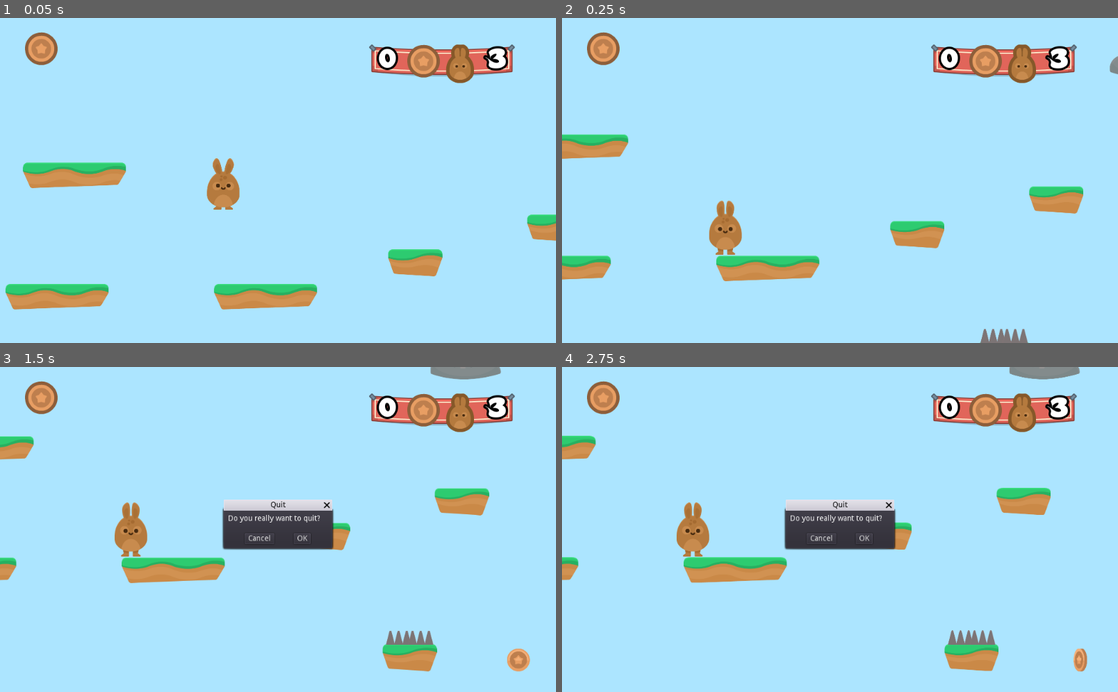
Above: before the commit, frames 1-4 (two rows, left to right).
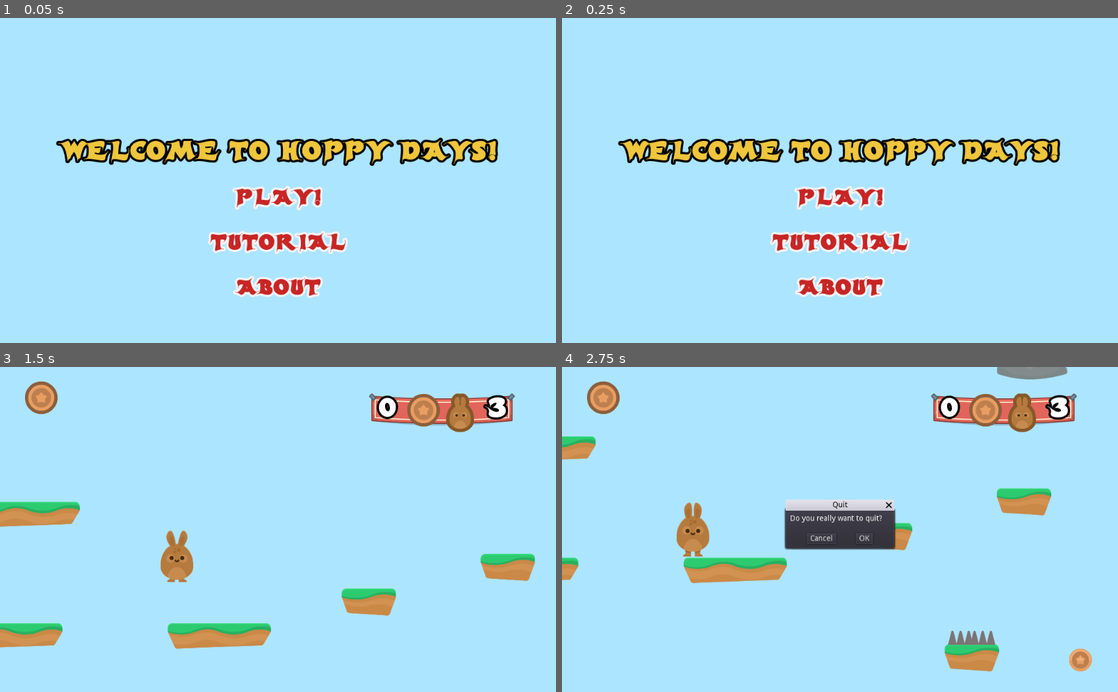
Above: after the commit, the same moments.

Repository: kidoncio/HoppyDays
Game: Godot game, scene res://Scenes/Menu.tscn
The game is run twice, just before and just after one commit, with the same random seed, the same clock (stepped at 60 frames per second) and the same inputs. Before the commit the project starts from res://Scenes/Levels/Level1.tscn.
Inputs (mouse positions are in pixels of both pictures, inside the frame that each line leads up to):
- Up to frame 1 (0.05 s): no input
- Up to frame 2 (0.25 s): no input
- Up to frame 3 (1.5 s): click (38, 396) at 0.52 s; click (278, 549) at 1.25 s, where only the run after the commit has a clickable "PLAY!"
- Up to frame 4 (2.75 s): click (600, 396) at 2 s

The runs differ from the first frame. In frame 1, 16% of the frame differs, in the area x 1-100%, y 4-90%; in frame 2, 16%, in the area x 0-100%, y 4-100%; in frame 3, 13%; in frame 4, 0.5%.

Commit message:
Demais ajustes de interface

Diff:
--- a/Items/Coin.gd
+++ b/Items/Coin.gd
@@ -9,12 +9,13 @@
 const COIN_UP_METHOD: String = "coin_up"
 
 func _on_Area2D_body_entered(body):
-	if !taken:
-		taken = true
+	if body is KinematicBody2D:
+		if !taken:
+			taken = true
 
-		$AnimationPlayer.play("Die")
-		$AudioStreamPlayer2D.play()
-		get_tree().call_group(GAME_STATE_GROUP, COIN_UP_METHOD)
+			$AnimationPlayer.play("Die")
+			$AudioStreamPlayer2D.play()
+			get_tree().call_group(GAME_STATE_GROUP, COIN_UP_METHOD)
 
 func die() -> void:
 	queue_free()
--- a/Player/Player.tscn
+++ b/Player/Player.tscn
@@ -1,19 +1,21 @@
-[gd_scene load_steps=10 format=2]
+[gd_scene load_steps=11 format=2]
 
 [ext_resource path="res://Player/Player.gd" type="Script" id=1]
 [ext_resource path="res://Player/PlayerAnimation.tscn" type="PackedScene" id=2]
-[ext_resource path="res://GFX/Background/bg_layer1.png" type="Texture" id=3]
-[ext_resource path="res://GFX/Background/bg_layer2.png" type="Texture" id=4]
-[ext_resource path="res://GFX/Background/bg_layer3.png" type="Texture" id=5]
-[ext_resource path="res://GFX/Background/bg_layer4.png" type="Texture" id=6]
-[ext_resource path="res://SFX/jump1.ogg" type="AudioStream" id=7]
-[ext_resource path="res://SFX/pain.ogg" type="AudioStream" id=8]
+[ext_resource path="res://GUI/GUI.tscn" type="PackedScene" id=3]
+[ext_resource path="res://GFX/Background/bg_layer1.png" type="Texture" id=4]
+[ext_resource path="res://GFX/Background/bg_layer2.png" type="Texture" id=5]
+[ext_resource path="res://GFX/Background/bg_layer3.png" type="Texture" id=6]
+[ext_resource path="res://GFX/Background/bg_layer4.png" type="Texture" id=7]
+[ext_resource path="res://SFX/jump1.ogg" type="AudioStream" id=8]
+[ext_resource path="res://SFX/pain.ogg" type="AudioStream" id=9]
 
 [sub_resource type="CapsuleShape2D" id=1]
 radius = 60.0
 height = 86.0
 
 [node name="Player" type="KinematicBody2D"]
+editor/display_folded = true
 position = Vector2( 481.878, 256.318 )
 collision_mask = 14
 script = ExtResource( 1 )
@@ -28,7 +30,6 @@
 [node name="PlayerAnimation" parent="." instance=ExtResource( 2 )]
 
 [node name="Camera2D" type="Camera2D" parent="."]
-editor/display_folded = true
 position = Vector2( 100, 0 )
 current = true
 zoom = Vector2( 2, 2 )
@@ -37,6 +38,8 @@
 drag_margin_h_enabled = false
 drag_margin_v_enabled = false
 smoothing_enabled = true
+
+[node name="GUI" parent="Camera2D" instance=ExtResource( 3 )]
 
 [node name="ParallaxBackground" type="ParallaxBackground" parent="Camera2D"]
 editor/display_folded = true
--- a/Scenes/GameOver.gd
+++ b/Scenes/GameOver.gd
@@ -2,7 +2,13 @@
 
 # Scenes
 const LEVEL1_SCENE: String = "res://Scenes/Levels/Level1.tscn"
+const MENU_SCENE: String = "res://Scenes/Menu.tscn"
 
 func _on_RestartButton_pressed():
 	get_tree().change_scene(LEVEL1_SCENE)
 	pass
+
+
+func _on_MenuButton_pressed():
+	get_tree().change_scene(MENU_SCENE)
+	pass
--- a/Scenes/GameOver.tscn
+++ b/Scenes/GameOver.tscn
@@ -7,12 +7,20 @@
 
 [sub_resource type="DynamicFont" id=1]
 size = 128
-outline_color = Color( 0.788235, 0.14902, 0.14902, 1 )
+outline_size = 4
 use_filter = true
 font_data = ExtResource( 3 )
 
-[sub_resource type="DynamicFont" id=2]
+[sub_resource type="DynamicFont" id=4]
 size = 64
+outline_size = 4
+use_filter = true
+font_data = ExtResource( 3 )
+
+[sub_resource type="DynamicFont" id=3]
+size = 64
+outline_size = 4
+use_filter = true
 font_data = ExtResource( 3 )
 
 [node name="GameOver" type="Control"]
@@ -32,9 +40,10 @@
 
 [node name="VBoxContainer" type="VBoxContainer" parent="CenterContainer"]
 margin_left = 125.0
-margin_top = 175.0
+margin_top = 100.0
 margin_right = 898.0
-margin_bottom = 425.0
+margin_bottom = 500.0
+custom_constants/separation = 30
 
 [node name="Label" type="Label" parent="CenterContainer/VBoxContainer"]
 margin_right = 773.0
@@ -44,22 +53,44 @@
 text = "Game Over!"
 
 [node name="HBoxContainer" type="HBoxContainer" parent="CenterContainer/VBoxContainer"]
-margin_top = 168.0
+margin_top = 194.0
 margin_right = 773.0
-margin_bottom = 250.0
+margin_bottom = 282.0
+custom_constants/separation = 25
 alignment = 1
 
-[node name="Label" type="Label" parent="CenterContainer/VBoxContainer/HBoxContainer"]
-margin_left = 176.0
-margin_right = 540.0
-margin_bottom = 82.0
-custom_fonts/font = SubResource( 2 )
+[node name="BunnyButton" type="TextureButton" parent="CenterContainer/VBoxContainer/HBoxContainer"]
+margin_left = 160.0
+margin_right = 212.0
+margin_bottom = 88.0
+texture_normal = ExtResource( 4 )
+
+[node name="RestartButton" type="Button" parent="CenterContainer/VBoxContainer/HBoxContainer"]
+margin_left = 237.0
+margin_right = 613.0
+margin_bottom = 88.0
+size_flags_horizontal = 4
+size_flags_vertical = 4
+custom_fonts/font = SubResource( 4 )
 custom_colors/font_color = Color( 0.788235, 0.14902, 0.14902, 1 )
+custom_colors/font_color_hover = Color( 0.72549, 0.294118, 0.294118, 1 )
+custom_colors/font_color_pressed = Color( 0.72549, 0.294118, 0.294118, 1 )
 text = "Try Again!"
+flat = true
 
-[node name="RestartButton" type="TextureButton" parent="CenterContainer/VBoxContainer/HBoxContainer"]
-margin_left = 544.0
-margin_right = 596.0
-margin_bottom = 82.0
-texture_normal = ExtResource( 4 )
+[node name="MenuButton" type="Button" parent="CenterContainer/VBoxContainer"]
+margin_left = 150.0
+margin_top = 312.0
+margin_right = 622.0
+margin_bottom = 400.0
+size_flags_horizontal = 4
+size_flags_vertical = 4
+custom_fonts/font = SubResource( 3 )
+custom_colors/font_color = Color( 0.788235, 0.14902, 0.14902, 1 )
+custom_colors/font_color_hover = Color( 0.72549, 0.294118, 0.294118, 1 )
+custom_colors/font_color_pressed = Color( 0.72549, 0.294118, 0.294118, 1 )
+text = "Back to Menu"
+flat = true
+[connection signal="pressed" from="CenterContainer/VBoxContainer/HBoxContainer/BunnyButton" to="." method="_on_RestartButton_pressed"]
 [connection signal="pressed" from="CenterContainer/VBoxContainer/HBoxContainer/RestartButton" to="." method="_on_RestartButton_pressed"]
+[connection signal="pressed" from="CenterContainer/VBoxContainer/MenuButton" to="." method="_on_MenuButton_pressed"]
--- a/Scenes/Levels/GameState.gd
+++ b/Scenes/Levels/GameState.gd
@@ -3,6 +3,7 @@
 var _lives: int = 3
 var _coins: int = 0
 var _target_number_of_coins: int = 10
+var _level: int = 0
 
 # Groups
 const GAME_STATE_GROUP: String = "GameState"
@@ -15,6 +16,7 @@
 # Scenes
 const GAME_OVER_SCENE: String = "res://Scenes/GameOver.tscn"
 const VICTORY_SCENE: String = "res://Scenes/Victory.tscn"
+const LEVEL1_SCENE: String = "res://Scenes/Levels/Level1.tscn"
 
 func _ready():
 	add_to_group(GAME_STATE_GROUP)
@@ -58,4 +60,10 @@
 
 func win_game() -> void:
 	yield(get_tree().create_timer(0.1), "timeout")
-	get_tree().change_scene(VICTORY_SCENE)
+
+	var scene: String = get_tree().get_current_scene().get_name()
+
+	if scene == "Tutorial":
+		get_tree().change_scene(LEVEL1_SCENE)
+	else:
+		get_tree().change_scene(VICTORY_SCENE)
--- a/Scenes/Levels/Level1.tscn
+++ b/Scenes/Levels/Level1.tscn
@@ -1,26 +1,23 @@
-[gd_scene load_steps=12 format=2]
+[gd_scene load_steps=11 format=2]
 
 [ext_resource path="res://Scenes/Levels/GameState.gd" type="Script" id=1]
-[ext_resource path="res://GUI/GUI.tscn" type="PackedScene" id=2]
-[ext_resource path="res://Player/Player.tscn" type="PackedScene" id=3]
-[ext_resource path="res://Scenes/Levels/Tileset.tres" type="TileSet" id=4]
-[ext_resource path="res://Items/JumpPad.tscn" type="PackedScene" id=5]
-[ext_resource path="res://Hazards/SpikeTop.tscn" type="PackedScene" id=6]
-[ext_resource path="res://Items/Coin.tscn" type="PackedScene" id=7]
-[ext_resource path="res://Enemies/Spikeman.tscn" type="PackedScene" id=8]
-[ext_resource path="res://Enemies/Cloud.tscn" type="PackedScene" id=9]
-[ext_resource path="res://Items/Portal.tscn" type="PackedScene" id=10]
-[ext_resource path="res://SFX/Summer_Park.ogg" type="AudioStream" id=11]
+[ext_resource path="res://Player/Player.tscn" type="PackedScene" id=2]
+[ext_resource path="res://Scenes/Levels/Tileset.tres" type="TileSet" id=3]
+[ext_resource path="res://Items/JumpPad.tscn" type="PackedScene" id=4]
+[ext_resource path="res://Hazards/SpikeTop.tscn" type="PackedScene" id=5]
+[ext_resource path="res://Items/Coin.tscn" type="PackedScene" id=6]
+[ext_resource path="res://Enemies/Spikeman.tscn" type="PackedScene" id=7]
+[ext_resource path="res://Enemies/Cloud.tscn" type="PackedScene" id=8]
+[ext_resource path="res://Items/Portal.tscn" type="PackedScene" id=9]
+[ext_resource path="res://SFX/Summer_Park.ogg" type="AudioStream" id=10]
 
 [node name="Level1" type="Node2D"]
 script = ExtResource( 1 )
 
-[node name="GUI" parent="." instance=ExtResource( 2 )]
-
-[node name="Player" parent="." instance=ExtResource( 3 )]
+[node name="Player" parent="." instance=ExtResource( 2 )]
 
 [node name="TileMap" type="TileMap" parent="."]
-tile_set = ExtResource( 4 )
+tile_set = ExtResource( 3 )
 collision_layer = 2
 format = 1
 tile_data = PoolIntArray( 262140, 2, 0, 262192, 3, 0, 262215, 3, 0, 393241, 3, 0, 458794, 3, 0, 458830, 3, 0, 524305, 3 …(237 unchanged characters)…
--- a/Scenes/Victory.tscn
+++ b/Scenes/Victory.tscn
@@ -1,25 +1,45 @@
-[gd_scene load_steps=2 format=2]
+[gd_scene load_steps=4 format=2]
 
 [ext_resource path="res://Scenes/GameOver.tscn" type="PackedScene" id=1]
+[ext_resource path="res://Fonts/candles_.ttf" type="DynamicFontData" id=2]
+
+[sub_resource type="DynamicFont" id=1]
+size = 64
+outline_size = 4
+use_filter = true
+font_data = ExtResource( 2 )
 
 [node name="Victory" instance=ExtResource( 1 )]
 
 [node name="VBoxContainer" parent="CenterContainer" index="0"]
 margin_left = 212.0
+margin_top = 110.0
 margin_right = 812.0
+margin_bottom = 490.0
+custom_constants/separation = 20
 
 [node name="Label" parent="CenterContainer/VBoxContainer" index="0"]
 margin_right = 600.0
+custom_colors/font_color = Color( 0.788235, 0.14902, 0.14902, 1 )
 text = "You Win!"
 
 [node name="HBoxContainer" parent="CenterContainer/VBoxContainer" index="1"]
+margin_top = 184.0
 margin_right = 600.0
+margin_bottom = 272.0
 
-[node name="Label" parent="CenterContainer/VBoxContainer/HBoxContainer" index="0"]
-margin_left = 77.0
-margin_right = 467.0
-text = "Play Again!"
+[node name="BunnyButton" parent="CenterContainer/VBoxContainer/HBoxContainer" index="0"]
+margin_left = 73.0
+margin_right = 125.0
 
 [node name="RestartButton" parent="CenterContainer/VBoxContainer/HBoxContainer" index="1"]
-margin_left = 471.0
-margin_right = 523.0
+margin_left = 150.0
+margin_right = 526.0
+
+[node name="MenuButton" parent="CenterContainer/VBoxContainer" index="2"]
+margin_left = 53.0
+margin_top = 292.0
+margin_right = 547.0
+margin_bottom = 380.0
+custom_fonts/font = SubResource( 1 )
+text = "Back To Menu"
--- a/project.godot
+++ b/project.godot
@@ -16,7 +16,7 @@
 [application]
 
 config/name="Hoppy Days"
-run/main_scene="res://Scenes/Levels/Level1.tscn"
+run/main_scene="res://Scenes/Menu.tscn"
 config/icon="res://icon.png"
 
 [input]
Not shown: 4 places in Player/Player.tscn that only renumber resources
Not shown: 1 places in Scenes/GameOver.tscn that only renumber resources
Not shown: 2 places in Scenes/Levels/Level1.tscn that only renumber resources
